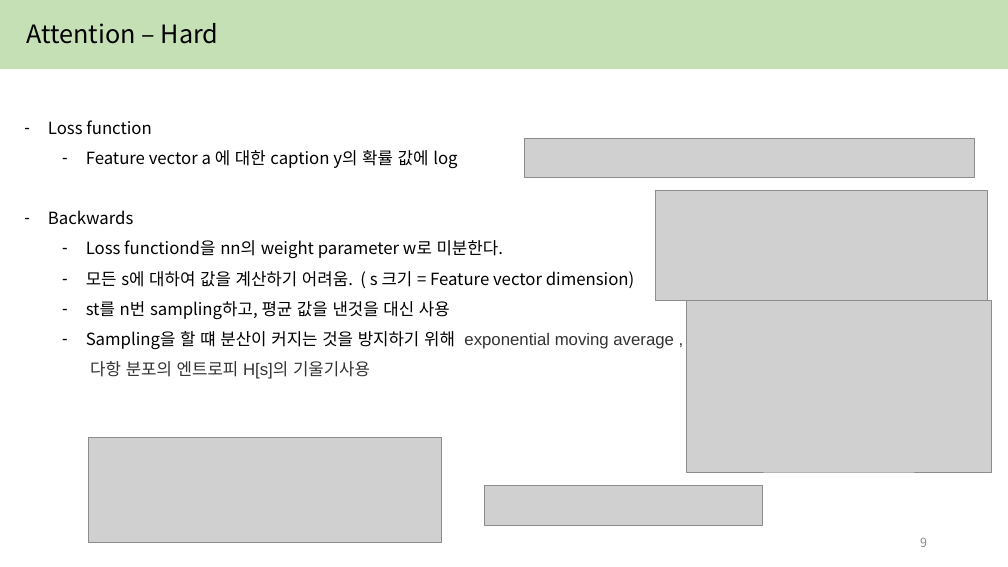
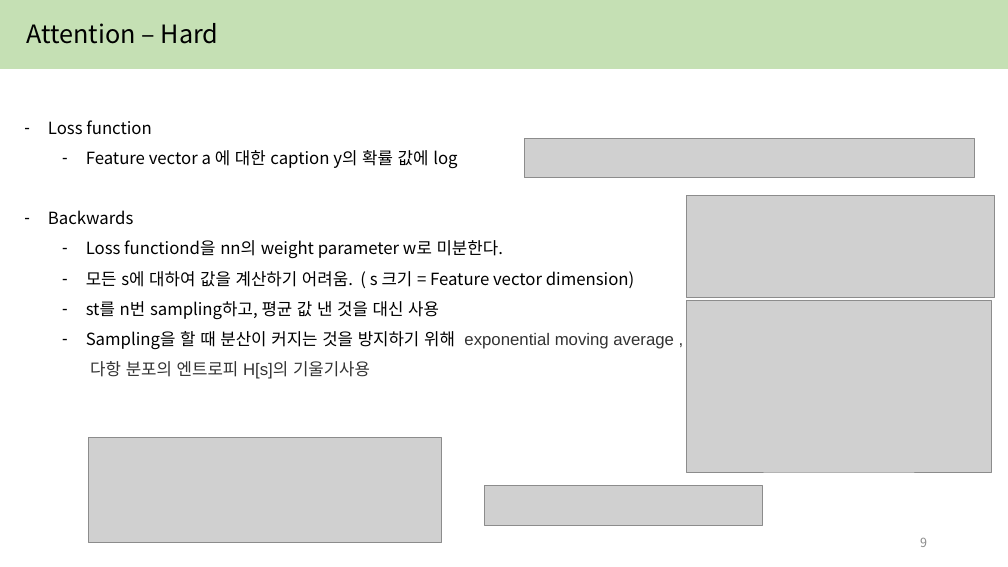
Before and after one commit to yejin087/study_image_caption, a slide deck: slide 9 of 4주차.pptx. Drawn at 1008x567 pixels with LibreOffice and Linux fonts; fonts in the diff are those of the drawing; grey boxes stand for pictures. Boxes give left, top, right and bottom in pixels: in the first picture for what was removed or moved away, otherwise in the second. Text is boxed around its words. In the diff, an @@ line names an element or a change of style, - is before the commit and + after.

```diff
--- a/4주차.pptx
+++ b/4주차.pptx
@@ picture: place and size @@
-picture at (656,190,988,300)
+picture at (687,195,995,298)
@@ text at (86,301,674,349): text changed @@
-  – st를 n번 sampling하고, 평균 값을 낸것을 대신 사용
-  – Sampling을 할 떄 분산이 커지는 것을 방지하기 위해 exponential moving average ,
+  – st를 n번 sampling하고, 평균 값 낸 것을 대신 사용
+  – Sampling을 할 때 분산이 커지는 것을 방지하기 위해 exponential moving average ,
```
Also in this commit, not shown: 5 other slides changed, 3 slides added, 8 other files.
